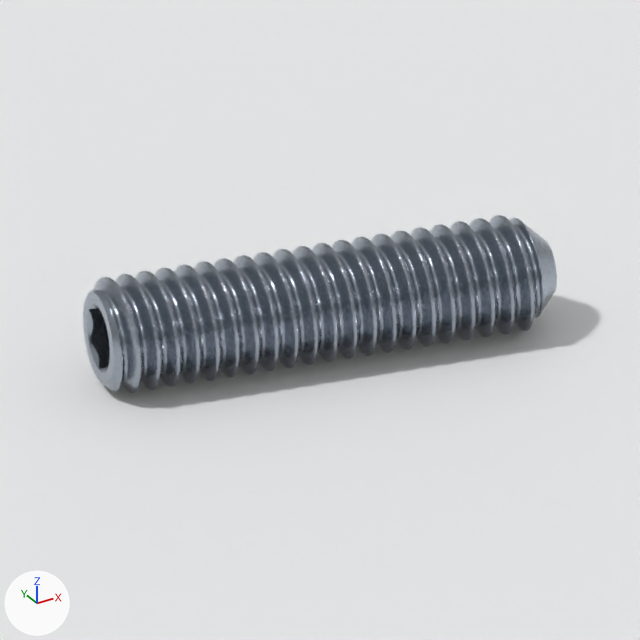
The Blender file navigation_oobb/hardware/screw/grub/hex_head/stainless_steel/m4_diameter/16_mm_length/three_d_model/studio.blend as it was, and as the next commit left it.
One viewpoint serves both versions: the file's camera 'product camera'. Every picture has the same lights, and +X, +Y and +Z are marked at lower left. The picture after the commit comes second.

Names of what the first picture shows: 'product full', 'product seamless floor'.
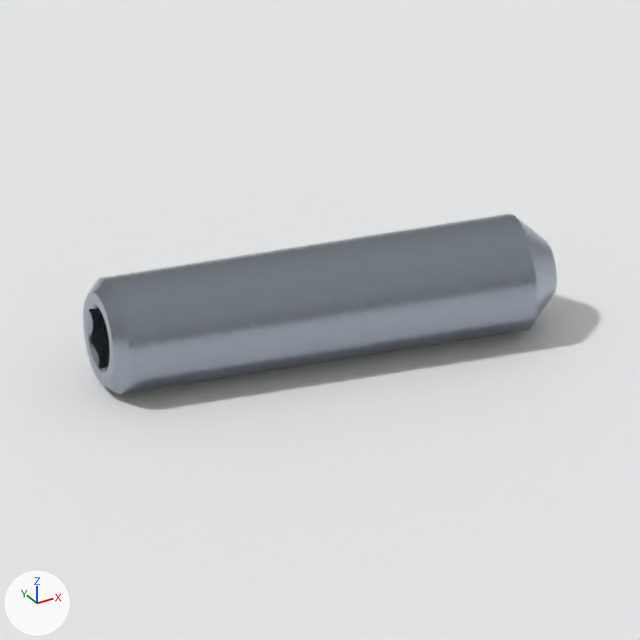
Scene script edits in JSON lines:
```json
{"op": "add", "block": "ob_product_full", "code": "ob_product_full.hide_viewport = True"}
{"op": "remove", "block": "ob_product_display", "code": "ob_product_display.hide_viewport = True"}
```

Changed parts and their boxes (x1, y1, x2, y2) in the pictures (640 x 640 px):
```json
{"object": "product display", "change": "shown", "after": [83, 214, 557, 395]}
{"object": "product full", "change": "hidden", "before": [83, 215, 557, 393]}
```
